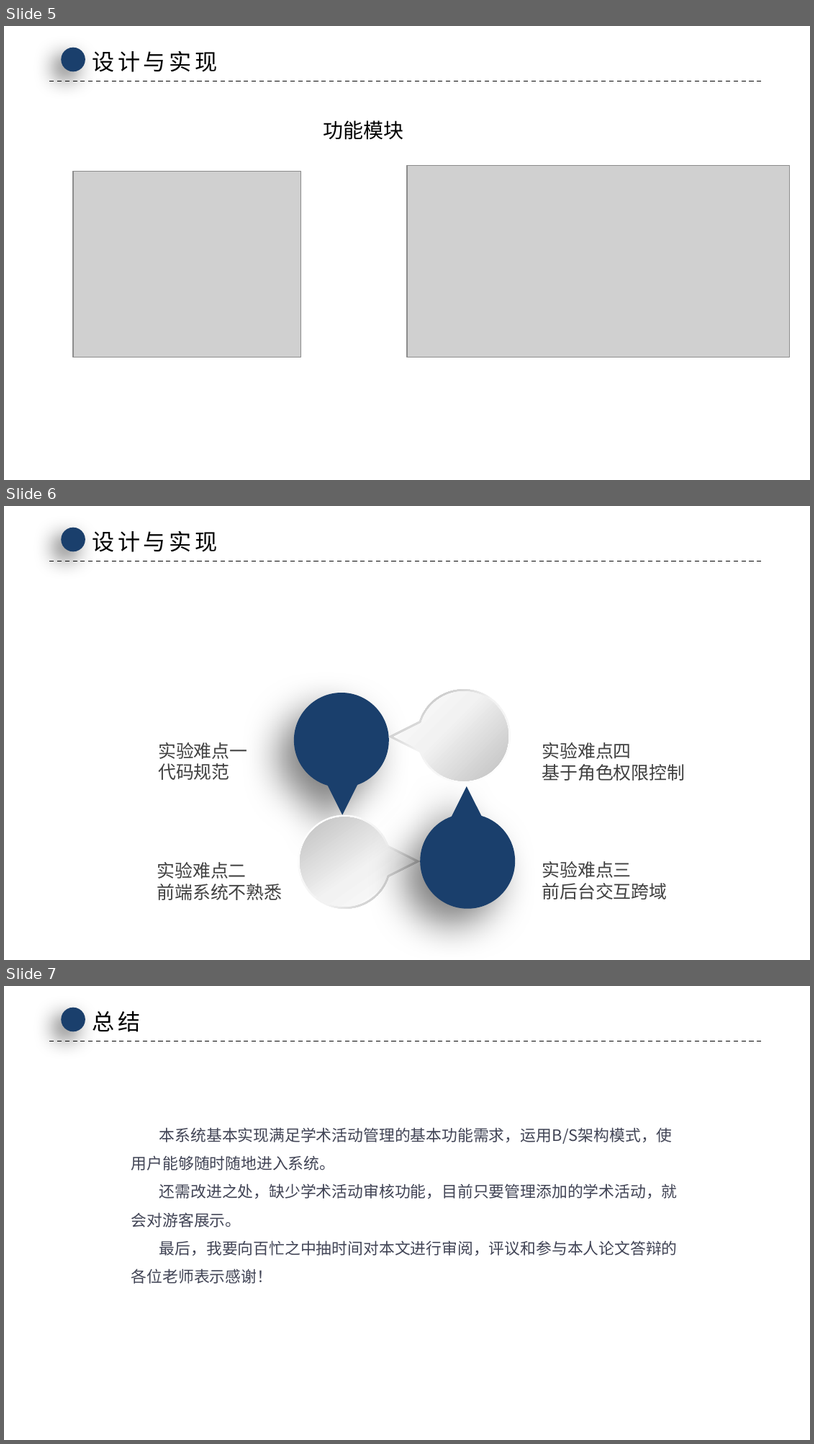
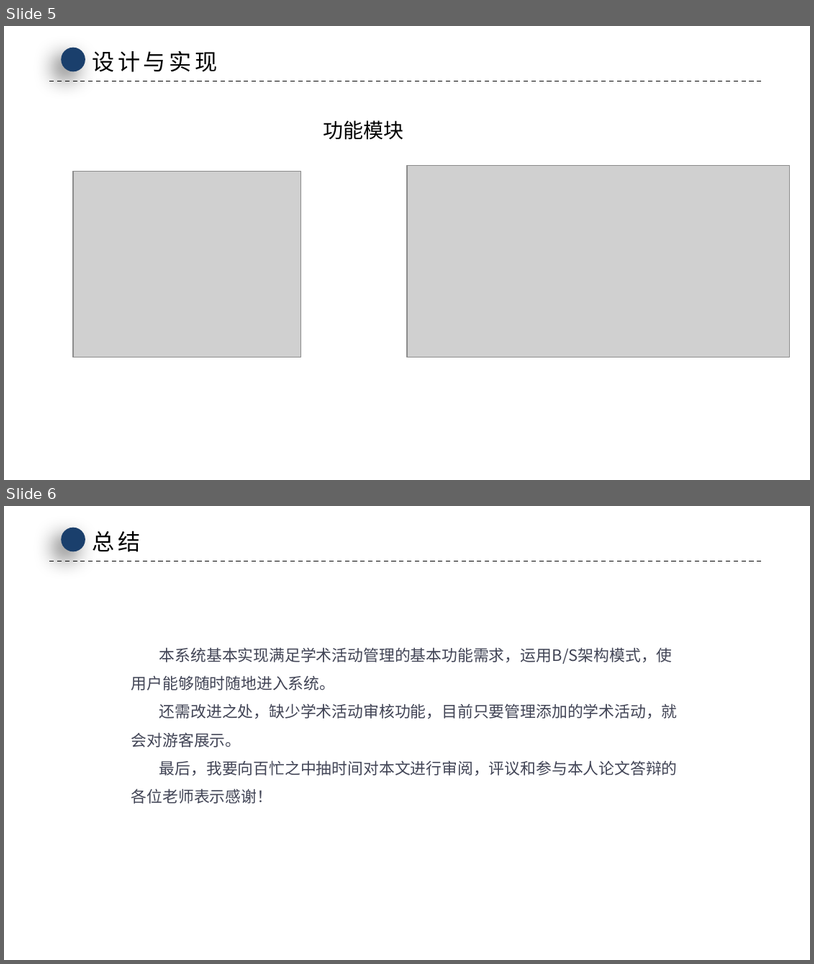
Before and after one commit to huanongdjy/AcademicActivityManagement, a slide deck: 学术活动管理系统.pptx. Shown one above the other, each under a label of ours: slides 5, 6 and 7 before the commit, slides 5 and 6 after it. The pictures are 814x1444 and 814x964 pixels, drawn with LibreOffice and Linux fonts; fonts in the diff are those of the drawing; grey boxes stand for pictures; background and template pictures are left out. Boxes give left, top, right and bottom in pixels: in the first picture for what was removed or moved away, otherwise in the second. Text is boxed around its words. In the diff, an @@ line names an element or a change of style, - is before the commit and + after.

```diff
--- a/学术活动管理系统.pptx
+++ b/学术活动管理系统.pptx
@@ slide 6 removed at <box>4,506,810,960</box>, background picture (left out) @@
@@ ellipse removed at <box>62,527,85,551</box> @@
@@ text removed at <box>92,530,217,552</box> @@
-设计与实现
@@ line removed from (49, 561) to (765, 561) @@
@@ freeform shape removed at <box>294,692,389,815</box> @@
@@ freeform shape removed at <box>389,690,511,783</box> @@
@@ freeform shape removed at <box>394,691,509,780</box> @@
@@ text removed at <box>158,742,247,780</box> @@
-实验难点一
-代码规范
@@ text removed at <box>543,742,685,780</box> @@
-实验难点四
-基于角色权限控制
@@ freeform shape removed at <box>420,786,515,908</box> @@
@@ freeform shape removed at <box>298,814,419,908</box> @@
@@ freeform shape removed at <box>301,817,415,906</box> @@
@@ text removed at <box>157,862,283,900</box> @@
-实验难点二
-前端系统不熟悉
@@ text removed at <box>543,861,668,899</box> @@
-实验难点三
-前后台交互跨域
@@ what was slide 7 is now slide 6 @@
```
Also in this commit, not shown: 4 other files.
